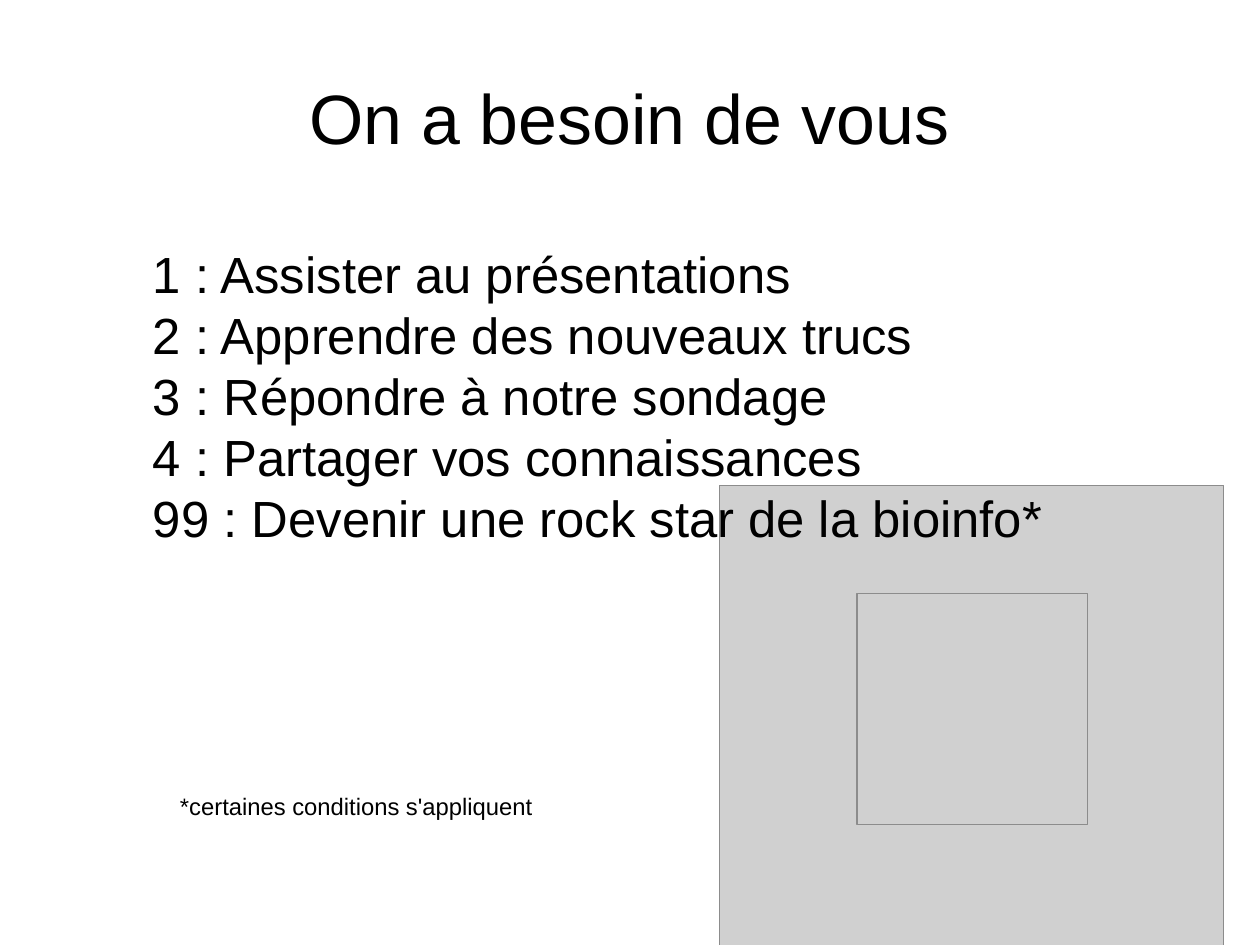
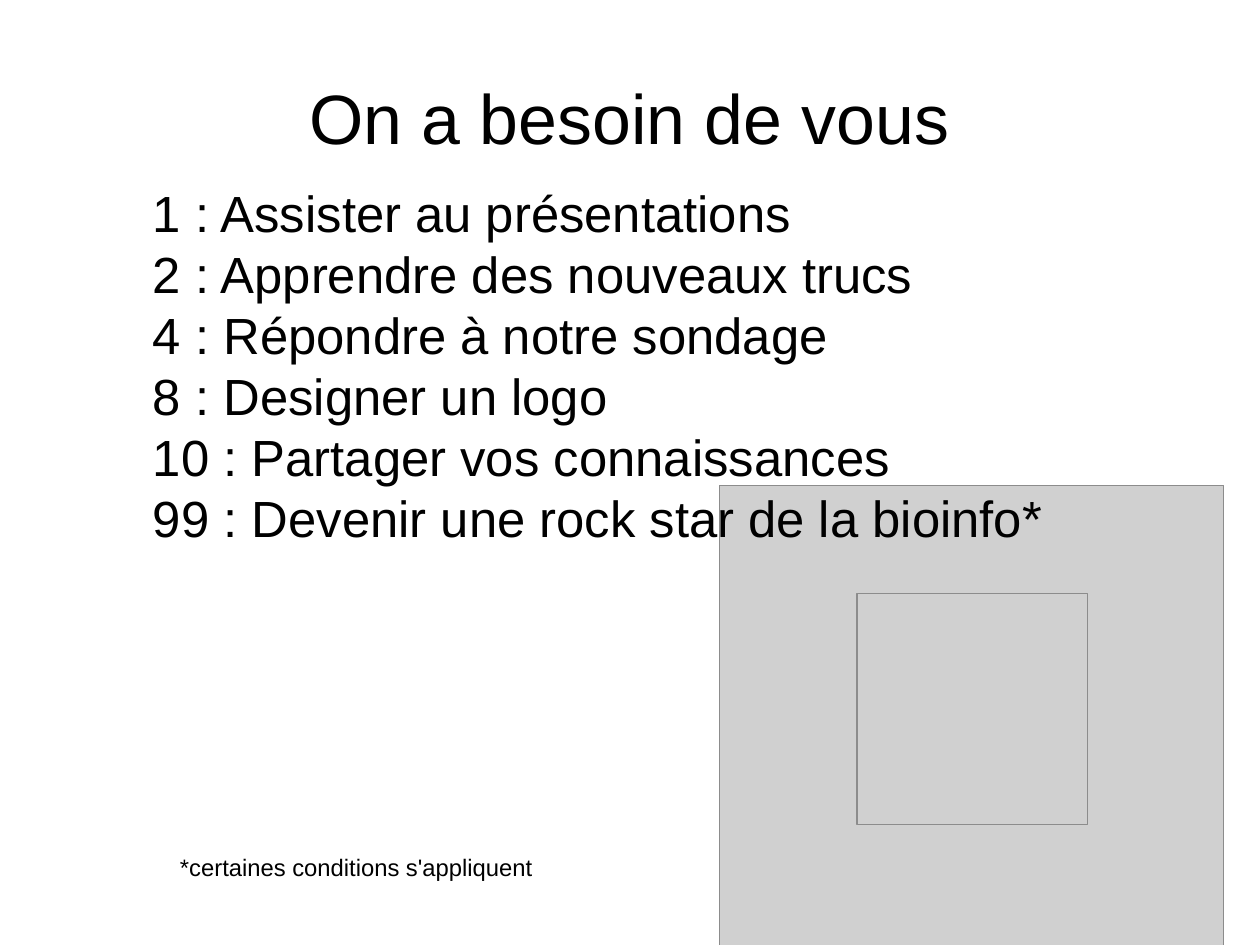
Before and after one commit to enormandeau/club_bioinfo_ibis, a slide deck: slide 8 of 01_presentations/01_presentation_club_interlab_ibis/presentation.odp. Drawn at 1260x945 pixels with LibreOffice and Linux fonts; fonts in the diff are those of the drawing; grey boxes stand for pictures. Boxes give left, top, right and bottom in pixels: in the first picture for what was removed or moved away, otherwise in the second. Text is boxed around its words. In the diff, an @@ line names an element or a change of style, - is before the commit and + after.

Commit message:
Updated presentation

```diff
--- a/01_presentations/01_presentation_club_interlab_ibis/presentation.odp
+++ b/01_presentations/01_presentation_club_interlab_ibis/presentation.odp
@@ subtitle "1 : Assister au présentations" moved from (x1=153, y1=255, x2=1041, y2=820) to (x1=153, y1=194, x2=1041, y2=881) @@
@@ subtitle at (x1=153, y1=316, x2=890, y2=486): text changed @@
-3 : Répondre à notre sondage
-4 : Partager vos connaissances
+4 : Répondre à notre sondage
+8 : Designer un logo
+10 : Partager vos connaissances
```
Also in this commit, not shown: 3 other slides changed, 1 slide added, 1 slide removed, 1 other file.
